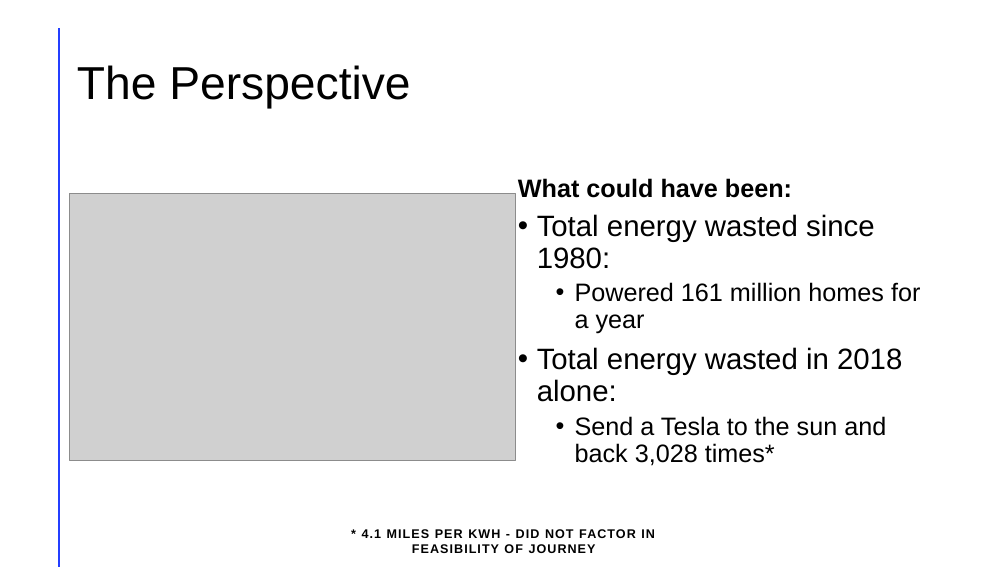
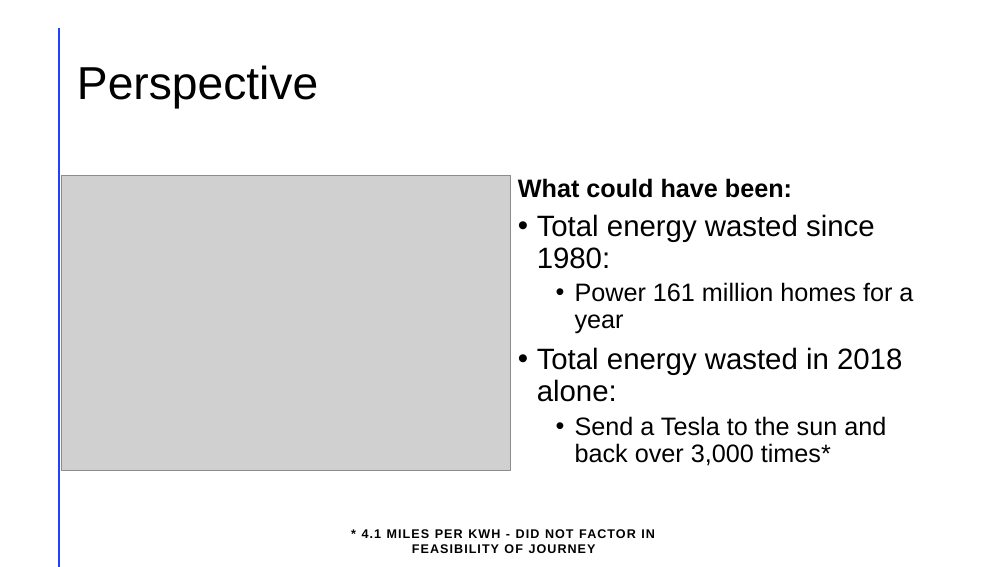
Before and after one commit to chad-hub/wasted_energy, a slide deck: slide 10 of Wasted Energy.pptx. Drawn at 1008x567 pixels with LibreOffice and Linux fonts; fonts in the diff are those of the drawing; grey boxes stand for pictures. Boxes give left, top, right and bottom in pixels: in the first picture for what was removed or moved away, otherwise in the second. Text is boxed around its words. In the diff, an @@ line names an element or a change of style, - is before the commit and + after.

```diff
--- a/Wasted Energy.pptx
+++ b/Wasted Energy.pptx
@@ title at [77, 65, 318, 109]: text changed @@
-The Perspective
+Perspective
@@ picture: place and size @@
-picture at [69, 194, 515, 461]
+picture at [61, 175, 510, 471]
@@ text at [575, 282, 913, 334]: text changed @@
-  • Powered 161 million homes for a year
+  • Power 161 million homes for a year
@@ text at [575, 416, 886, 466]: text changed @@
-  • Send a Tesla to the sun and back 3,028 times*
+  • Send a Tesla to the sun and back over 3,000 times*
```
Also in this commit, not shown: 8 other slides changed, 1 slide added, 1 slide removed.
